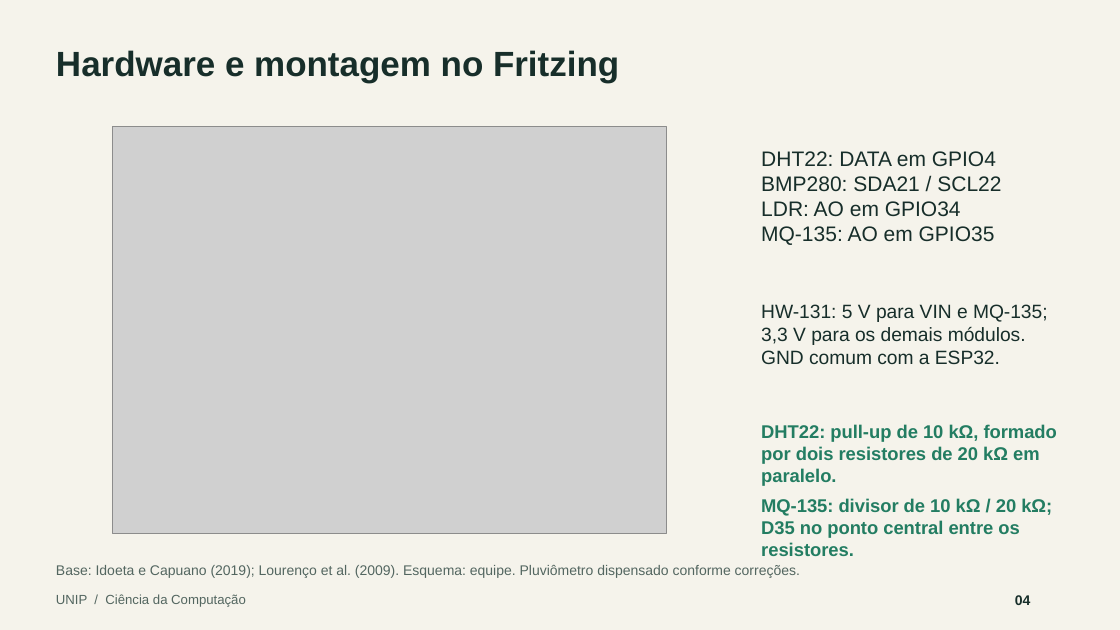
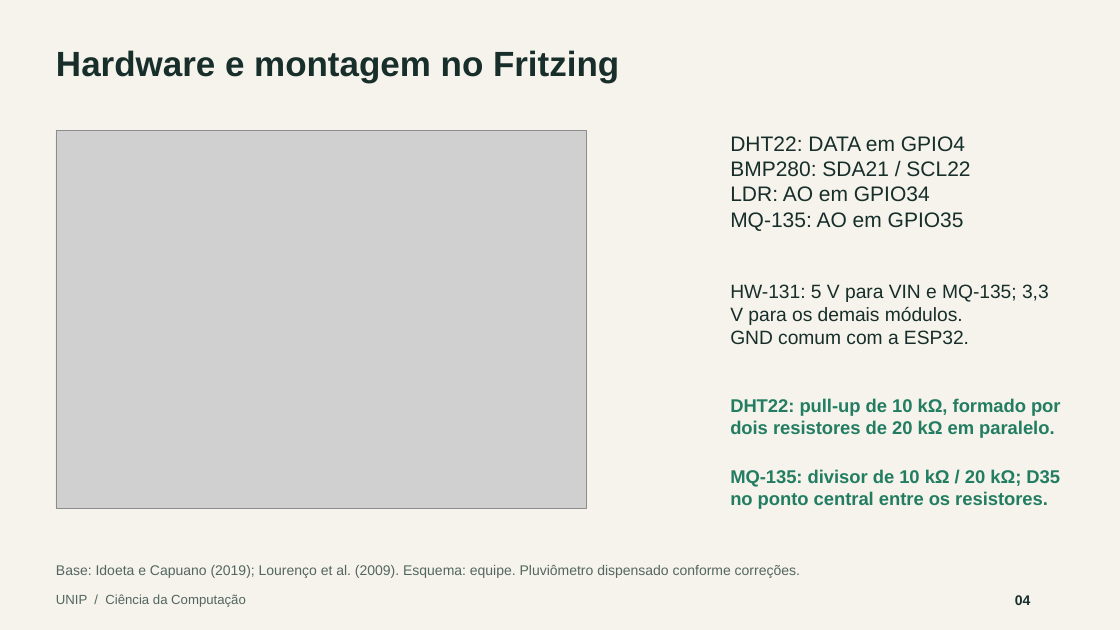
Before and after one commit to ChicooGuk/estacao-meteorologica, a slide deck: slide 4 of docs/apresentacao/apresentacao.pptx. Drawn at 1120x630 pixels with LibreOffice and Linux fonts; fonts in the diff are those of the drawing; grey boxes stand for pictures. Boxes give left, top, right and bottom in pixels: in the first picture for what was removed or moved away, otherwise in the second. Text is boxed around its words. In the diff, an @@ line names an element or a change of style, - is before the commit and + after.

```diff
--- a/docs/apresentacao/apresentacao.pptx
+++ b/docs/apresentacao/apresentacao.pptx
@@ picture: place and size @@
-picture at [113, 127, 667, 534]
+picture at [56, 130, 586, 509]
@@ text "DHT22: DATA em GPIO4": place and size @@
-text "DHT22: DATA em GPIO4" at [761, 151, 1001, 245]
+text "DHT22: DATA em GPIO4" at [730, 136, 970, 231]
@@ text "HW-131: 5 V para VIN ..." rewrapped from [761, 304, 1048, 364] to [730, 284, 1049, 344] @@
@@ text "DHT22: pull-up de 10 kΩ, ..." rewrapped from [761, 424, 1057, 486] to [730, 398, 1061, 438] @@
@@ text "MQ-135: divisor de 10 kΩ ..." rewrapped from [761, 498, 1052, 556] to [730, 469, 1060, 509] @@
```
Also in this commit, not shown: 4 other slides changed, 1 other file.
